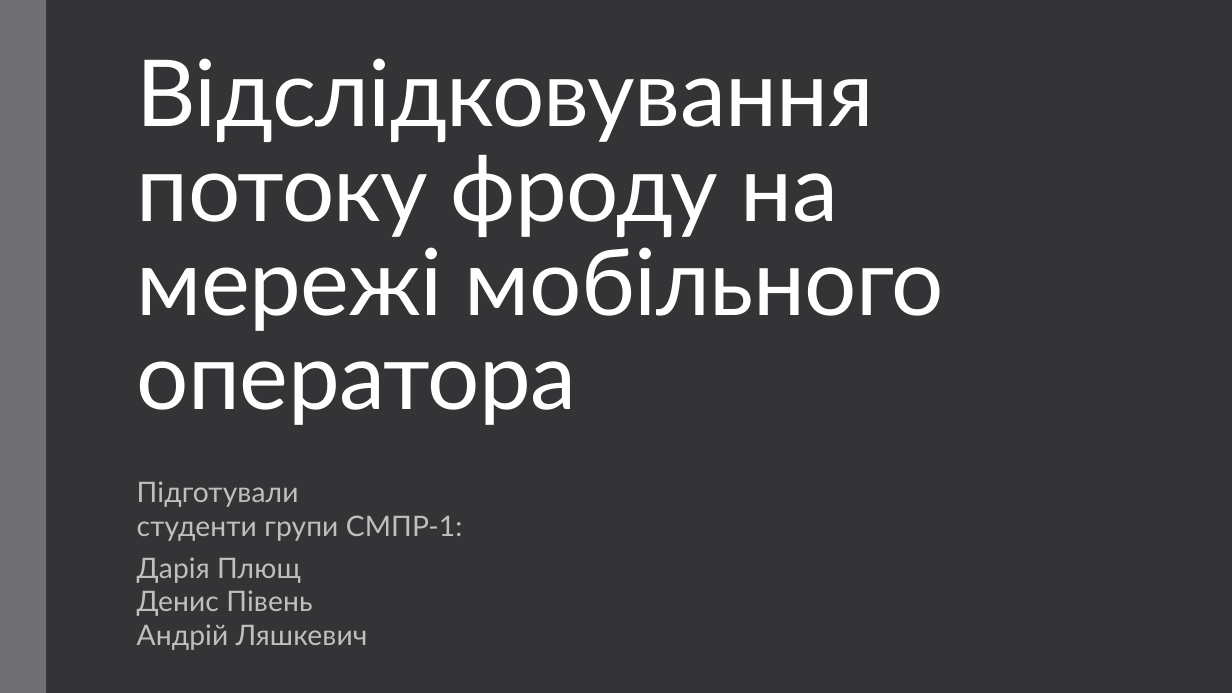
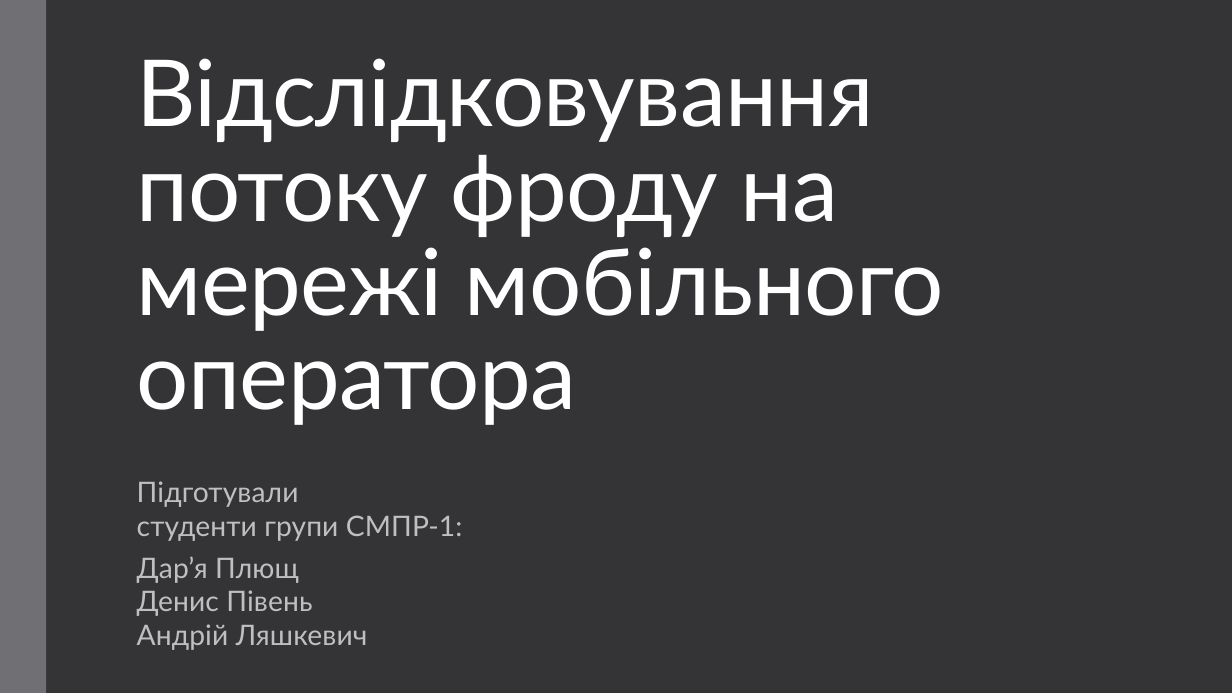
Before and after one commit to PivDen2000/Modern-Programming-Technologies-LAB, a slide deck: slide 1 of Відслідковування_потоку_фроду_на_мережі_мобільного_оператора.pptx. Drawn at 1232x693 pixels with LibreOffice and Linux fonts; fonts in the diff are those of the drawing. Boxes give left, top, right and bottom in pixels: in the first picture for what was removed or moved away, otherwise in the second. Text is boxed around its words. In the diff, an @@ line names an element or a change of style, - is before the commit and + after.

```diff
--- a/Відслідковування_потоку_фроду_на_мережі_мобільного_оператора.pptx
+++ b/Відслідковування_потоку_фроду_на_мережі_мобільного_оператора.pptx
@@ subtitle at (x1=137, y1=556, x2=299, y2=583): text changed @@
-Дарія Плющ
+Дар’я Плющ
```
Also in this commit, not shown: 1 other slide changed, 1 other file.
